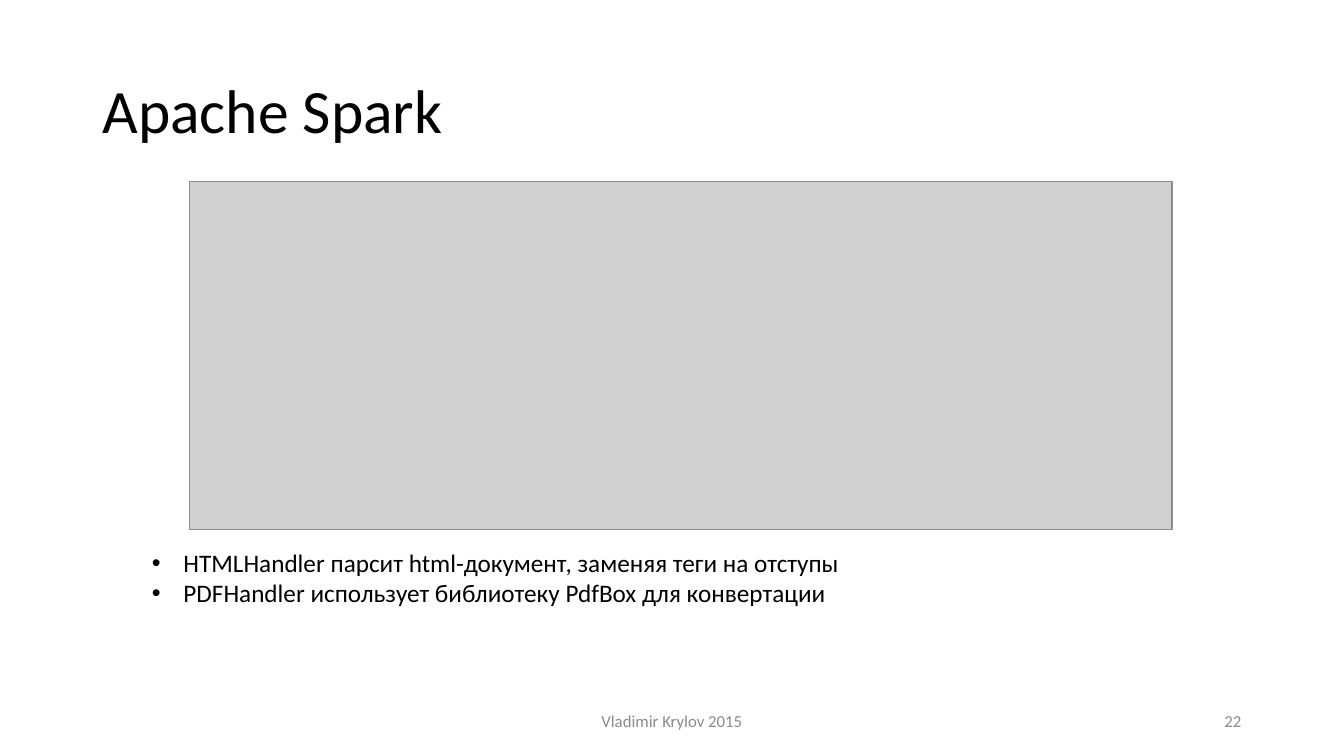
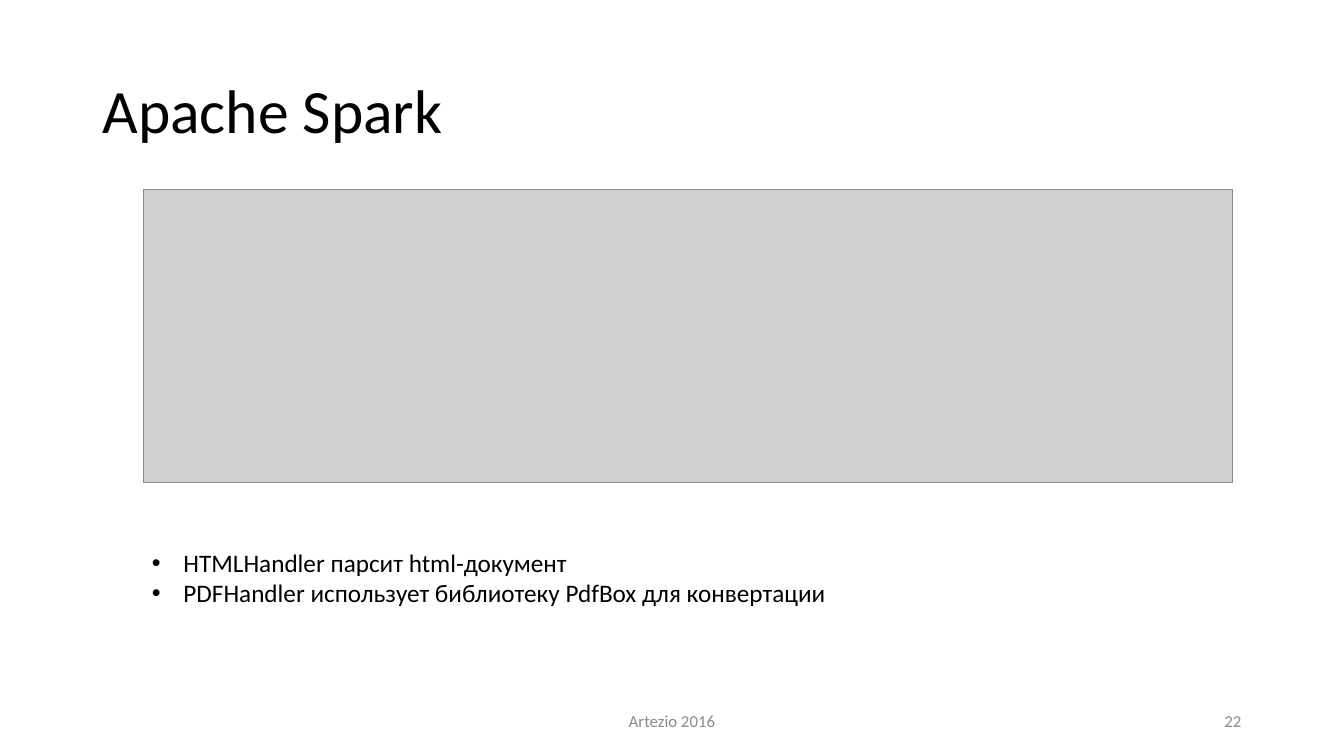
Before and after one commit to ike3/yodaqa, a slide deck: slide 22 of doc/Presentation.pptx. Drawn at 1344x756 pixels with LibreOffice and Linux fonts; fonts in the diff are those of the drawing; grey boxes stand for pictures. Boxes give left, top, right and bottom in pixels: in the first picture for what was removed or moved away, otherwise in the second. Text is boxed around its words. In the diff, an @@ line names an element or a change of style, - is before the commit and + after.

```diff
--- a/doc/Presentation.pptx
+++ b/doc/Presentation.pptx
@@ picture: place and size @@
-picture at (190,181,1173,530)
+picture at (144,190,1233,483)
@@ text at (183,554,567,576): text changed @@
-• HTMLHandler парсит html-документ, заменяя теги на отступы
+• HTMLHandler парсит html-документ
@@ text at (629,715,715,727): text changed @@
-Vladimir Krylov 2015
+Artezio 2016
```
Also in this commit, not shown: 3 other slides changed, 1 slide added.
